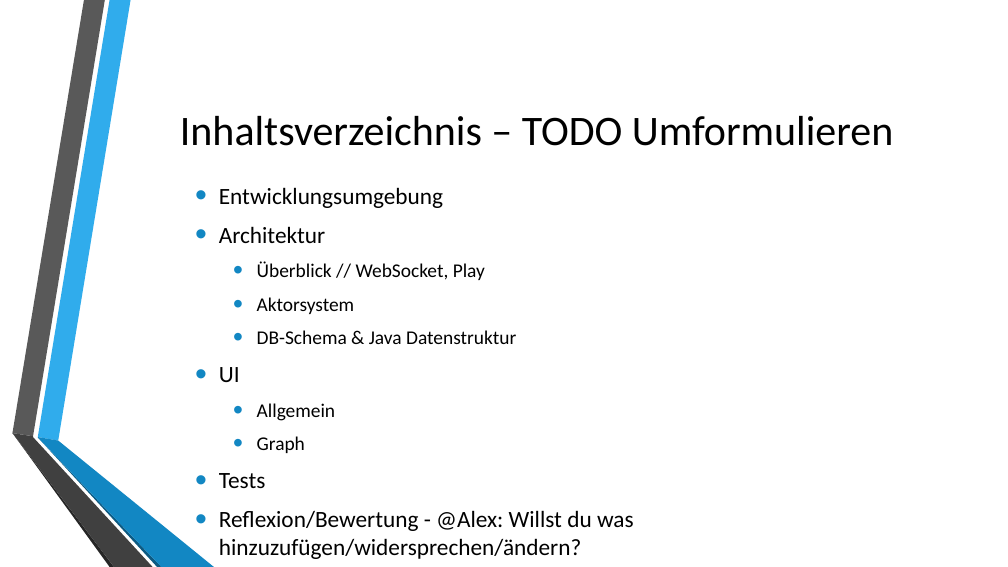
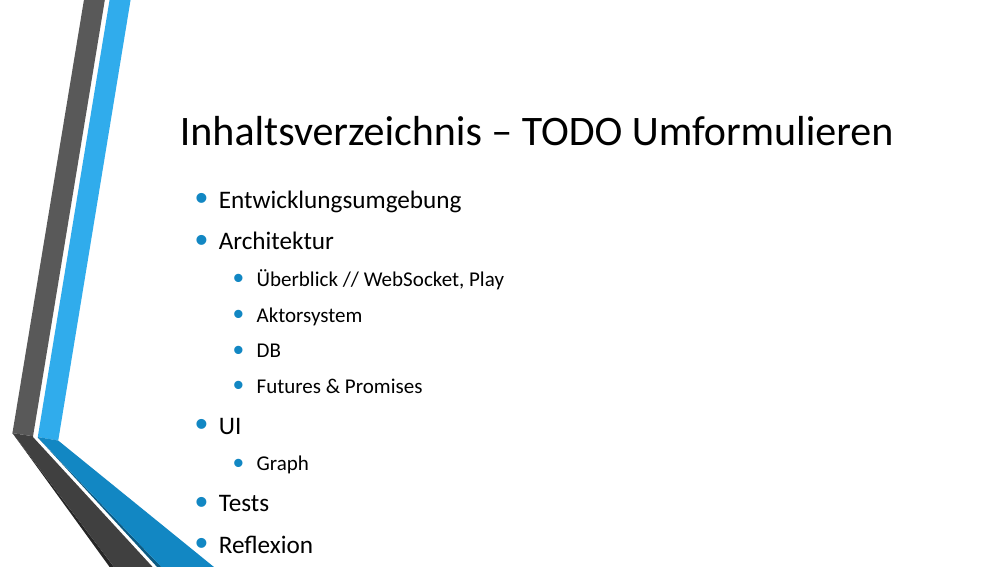
Before and after one commit to autarchprinceps/Reactive-Load-Generator, a slide deck: slide 2 of Dokumentation/Präsentation.pptx. Drawn at 1008x567 pixels with LibreOffice and Linux fonts; fonts in the diff are those of the drawing; background and template pictures are left out. Boxes give left, top, right and bottom in pixels: in the first picture for what was removed or moved away, otherwise in the second. Text is boxed around its words. In the diff, an @@ line names an element or a change of style, - is before the commit and + after.

Commit message:
Futures

```diff
--- a/Dokumentation/Präsentation.pptx
+++ b/Dokumentation/Präsentation.pptx
@@ text at [219,190,504,511]: size 22.2 to 24 pt in "Entwicklungsumgebung", "Architektur", "UI", "Tests"; size 18.5 to 20 pt in "Überblick // WebSocket, Play", "Aktorsystem", "Graph" @@
@@ text at [257,343,422,393]: text changed; size 18.5 to 20 pt @@
-  • DB-Schema & Java Datenstruktur
+  • DB
+  • Futures & Promises
@@ text at [257,403,336,421]: paragraph removed @@
-  • Allgemein
@@ text at [219,535,313,553]: text changed; size 22.2 to 24 pt @@
-• Reflexion/Bewertung - @Alex: Willst du was hinzuzufügen/widersprechen/ändern?
+• Reflexion
```
Also in this commit, not shown: 4 other slides changed.
